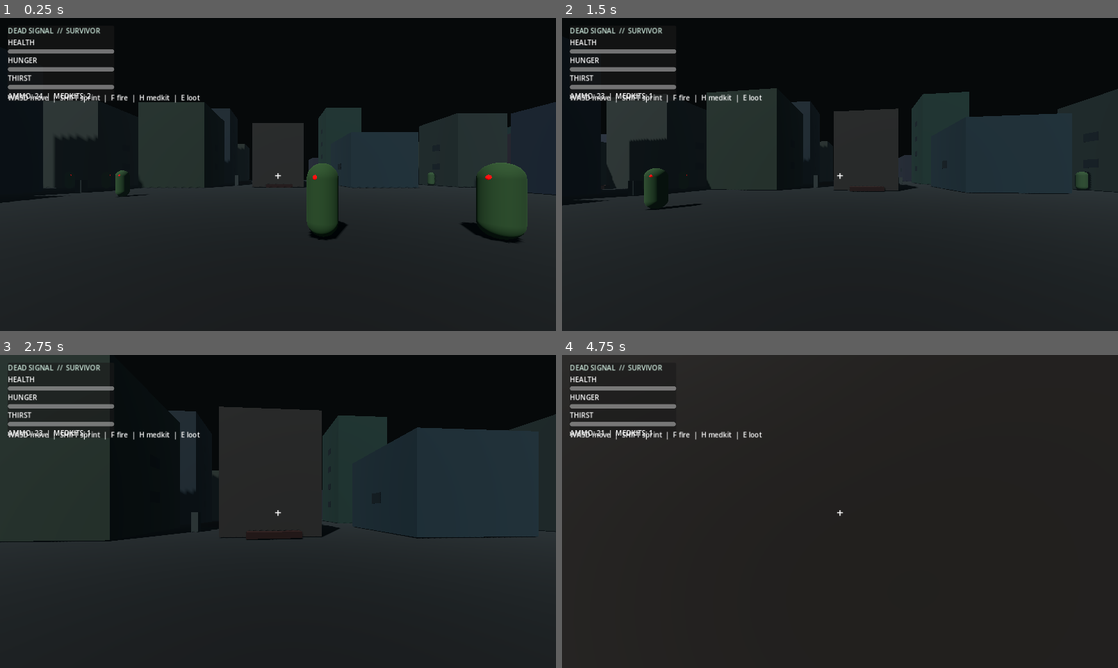
Above: before the commit, frames 1-4 (two rows, left to right).
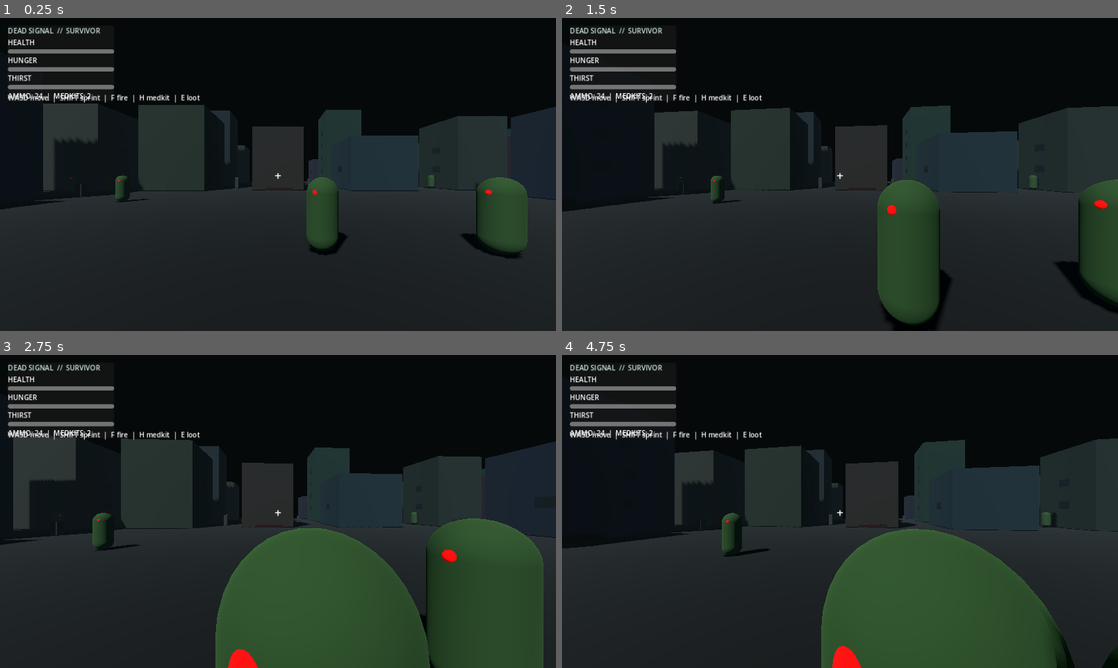
Above: after the commit, the same moments.

Repository: TeamNovaLauncher/DEAD-SIGNAL
Game: Godot game, scene res://scenes/main.tscn
The game is run twice, just before and just after one commit, with the same random seed, the same clock (stepped at 60 frames per second) and the same inputs.
Inputs (mouse positions are in pixels of both pictures, inside the frame that each line leads up to):
- Up to frame 1 (0.25 s): no input
- Up to frame 2 (1.5 s): move the mouse to (867, 174) at 0.52 s; hold F (fire) 0.53-1.28 s; hold W (move_forward) from 0.53 s (still down); click (867, 174) at 0.67 s; tap Space (jump) at 0.77, 1.07 s; tap H (heal) at 0.8, 1.35 s; move the mouse to (812, 174) at 1.27 s; click (812, 174) at 1.42 s
- Up to frame 3 (2.75 s): keep holding W (move_forward); tap Space (jump) at 1.52, 1.82 s; tap E (interact) at 1.55 s; move the mouse to (289, 505) at 2.02 s; hold E (interact) from 2.03 s (still down); click (289, 505) at 2.17 s; tap Shift (sprint) at 2.3 s
- Up to frame 4 (4.75 s): keep holding W (move_forward); move the mouse to (834, 517) at 2.77 s; release E (interact) at 2.78 s; tap Shift (sprint) at 2.85 s; click (834, 517) at 2.92 s; tap Space (jump) at 3.02, 3.05, 3.32, 3.6, 3.77, 4.07, 4.52 s; move the mouse to (878, 514) at 3.52 s; hold F (fire) 3.53-4.28 s; click (878, 514) at 3.67 s; move the mouse to (795, 508) at 4.27 s; tap F (fire) at 4.35 s; click (795, 508) at 4.42 s; tap H (heal) at 4.55 s

The runs differ from the first frame. In frame 1, 3.1% of the frame differs, in the area x 0-100%, y 26-77%; in frame 2, 15%; in frame 3, 40%; in frame 4, 53%, in the area x 0-100%, y 0-100%.
Error before the commit: Invalid assignment of property or key 'target_position' with value of type 'Vector3' on a base object of type 'null instance'. (res://scripts/player.gd:25)
Error after the commit: Invalid assignment of property or key 'target_position' with value of type 'Vector3' on a base object of type 'null instance'. (res://scripts/player.gd:37)

Commit message:
Expand first-person survival and weapon mechanics

Diff:
--- a/scripts/player.gd
+++ b/scripts/player.gd
@@ -1,96 +1,163 @@
 extends CharacterBody3D
 
-signal stats_changed(health: float, hunger: float, thirst: float, ammo: int)
+signal stats_changed(health: float, hunger: float, thirst: float, stamina: float, ammo: int)
 
-const SPEED := 5.0
-const SPRINT_SPEED := 8.0
-const JUMP_VELOCITY := 4.5
+const WALK_SPEED := 4.2
+const RUN_SPEED := 7.2
+const CROUCH_SPEED := 2.1
+const JUMP_VELOCITY := 4.4
 const GRAVITY := 18.0
+const MAGAZINE_SIZE := 12
 var health := 100.0
 var hunger := 100.0
 var thirst := 100.0
-var ammo := 24
+var stamina := 100.0
+var ammo := 12
+var reserve_ammo := 48
 var medkits := 2
-var mouse_sensitivity := 0.002
+var food := 2
+var water := 2
+var bleeding := false
+var is_reloading := false
+var is_crouching := false
+var mouse_sensitivity := 0.0018
 var pitch := 0.0
 var fire_cooldown := 0.0
-var interact_message := ""
+var reload_timer := 0.0
+var bob_time := 0.0
+var base_camera_y := 0.62
 
 @onready var camera: Camera3D = $Head/Camera3D
+@onready var head: Node3D = $Head
 @onready var ray: RayCast3D = $Head/Camera3D/RayCast3D
 
 func _ready() -> void:
     add_to_group("player")
     Input.mouse_mode = Input.MOUSE_MODE_CAPTURED
-    ray.target_position = Vector3(0, 0, -60)
+    ray.target_position = Vector3(0, 0, -70)
     ray.enabled = true
     ray.collide_with_areas = true
 
 func _unhandled_input(event: InputEvent) -> void:
     if event is InputEventMouseMotion and Input.mouse_mode == Input.MOUSE_MODE_CAPTURED:
         rotate_y(-event.relative.x * mouse_sensitivity)
-        pitch = clampf(pitch - event.relative.y * mouse_sensitivity, -1.45, 1.45)
+        pitch = clampf(pitch - event.relative.y * mouse_sensitivity, -1.42, 1.42)
         camera.rotation.x = pitch
     if event.is_action_pressed("ui_cancel"):
         Input.mouse_mode = Input.MOUSE_MODE_VISIBLE
-    if event is InputEventMouseButton and event.pressed and event.button_index == MOUSE_BUTTON_LEFT:
-        Input.mouse_mode = Input.MOUSE_MODE_CAPTURED
+    if event is InputEventMouseButton and event.pressed:
+        if event.button_index == MOUSE_BUTTON_LEFT:
+            Input.mouse_mode = Input.MOUSE_MODE_CAPTURED
+            shoot()
     if event.is_action_pressed("fire"):
         shoot()
+    if event.is_action_pressed("reload"):
+        begin_reload()
     if event.is_action_pressed("heal"):
         use_medkit()
+    if event.is_action_pressed("eat"):
+        consume_food()
+    if event.is_action_pressed("drink"):
+        consume_water()
     if event.is_action_pressed("interact"):
         interact()
 
 func _physics_process(delta: float) -> void:
     fire_cooldown = maxf(0.0, fire_cooldown - delta)
-    hunger = maxf(0.0, hunger - delta * 0.035)
-    thirst = maxf(0.0, thirst - delta * 0.055)
+    if is_reloading:
+        reload_timer -= delta
+        if reload_timer <= 0.0:
+            var needed := MAGAZINE_SIZE - ammo
+            var loaded: int = mini(needed, reserve_ammo)
+            ammo += loaded
+            reserve_ammo -= loaded
+            is_reloading = false
+    hunger = maxf(0.0, hunger - delta * 0.025)
+    thirst = maxf(0.0, thirst - delta * 0.04)
     if hunger <= 0.0 or thirst <= 0.0:
-        health = maxf(0.0, health - delta * 1.5)
+        health = maxf(0.0, health - delta * 1.2)
+    if bleeding:
+        health = maxf(0.0, health - delta * 0.8)
     if not is_on_floor():
         velocity.y -= GRAVITY * delta
-    elif Input.is_action_just_pressed("jump"):
+    elif Input.is_action_just_pressed("jump") and stamina >= 12.0 and not is_crouching:
         velocity.y = JUMP_VELOCITY
+        stamina -= 12.0
+
+    is_crouching = Input.is_action_pressed("crouch")
     var input_dir := Input.get_vector("move_left", "move_right", "move_forward", "move_back")
     var direction := (transform.basis * Vector3(input_dir.x, 0, input_dir.y)).normalized()
-    var speed := SPRINT_SPEED if Input.is_action_pressed("sprint") else SPEED
+    var wants_run := Input.is_action_pressed("sprint") and not is_crouching and input_dir.length() > 0.1 and stamina > 1.0
+    var speed := CROUCH_SPEED if is_crouching else (RUN_SPEED if wants_run else WALK_SPEED)
+    if wants_run:
+        stamina = maxf(0.0, stamina - delta * 19.0)
+    else:
+        stamina = minf(100.0, stamina + delta * 11.0)
     if direction:
         velocity.x = direction.x * speed
         velocity.z = direction.z * speed
     else:
-        velocity.x = move_toward(velocity.x, 0, SPEED)
-        velocity.z = move_toward(velocity.z, 0, SPEED)
+        velocity.x = move_toward(velocity.x, 0.0, WALK_SPEED * 2.2)
+        velocity.z = move_toward(velocity.z, 0.0, WALK_SPEED * 2.2)
+    var target_head_y := 0.35 if is_crouching else base_camera_y
+    head.position.y = lerpf(head.position.y, target_head_y, delta * 9.0)
+    if is_on_floor() and input_dir.length() > 0.1:
+        bob_time += delta * (12.0 if wants_run else 8.0)
+        camera.position.y = sin(bob_time) * (0.045 if wants_run else 0.022)
+    else:
+        camera.position.y = lerpf(camera.position.y, 0.0, delta * 8.0)
     move_and_slide()
-    stats_changed.emit(health, hunger, thirst, ammo)
+    stats_changed.emit(health, hunger, thirst, stamina, ammo)
 
 func shoot() -> void:
-    if fire_cooldown > 0.0 or ammo <= 0:
+    if fire_cooldown > 0.0 or ammo <= 0 or is_reloading:
+        if ammo <= 0:
+            begin_reload()
         return
-    fire_cooldown = 0.22
+    fire_cooldown = 0.24
     ammo -= 1
+    get_tree().call_group("zombies", "hear_noise", global_position, 42.0)
     if ray.is_colliding():
         var target = ray.get_collider()
         if target and target.is_in_group("zombies"):
-            target.take_damage(34.0)
-    stats_changed.emit(health, hunger, thirst, ammo)
+            target.take_damage(38.0)
+    stats_changed.emit(health, hunger, thirst, stamina, ammo)
+
+func begin_reload() -> void:
+    if not is_reloading and ammo < MAGAZINE_SIZE and reserve_ammo > 0:
+        is_reloading = true
+        reload_timer = 1.65
 
 func use_medkit() -> void:
     if medkits > 0 and health < 100.0:
         medkits -= 1
         health = minf(100.0, health + 45.0)
-        stats_changed.emit(health, hunger, thirst, ammo)
+        bleeding = false
+        stats_changed.emit(health, hunger, thirst, stamina, ammo)
+
+func consume_food() -> void:
+    if food > 0:
+        food -= 1
+        hunger = minf(100.0, hunger + 35.0)
+        stats_changed.emit(health, hunger, thirst, stamina, ammo)
+
+func consume_water() -> void:
+    if water > 0:
+        water -= 1
+        thirst = minf(100.0, thirst + 40.0)
+        stats_changed.emit(health, hunger, thirst, stamina, ammo)
 
 func interact() -> void:
     if ray.is_colliding():
         var target = ray.get_collider()
-        if target and target.is_in_group("loot"):
-            if target.has_method("collect"):
-                target.collect(self)
-    stats_changed.emit(health, hunger, thirst, ammo)
+        if target and target.is_in_group("loot") and target.has_method("collect"):
+            target.collect(self)
+    stats_changed.emit(health, hunger, thirst, stamina, ammo)
 
 func take_damage(amount: float) -> void:
     health = maxf(0.0, health - amount)
-    stats_changed.emit(health, hunger, thirst, ammo)
+    if randf() < 0.18:
+        bleeding = true
+    stats_changed.emit(health, hunger, thirst, stamina, ammo)
     if health <= 0.0:
         get_tree().call_deferred("reload_current_scene")
